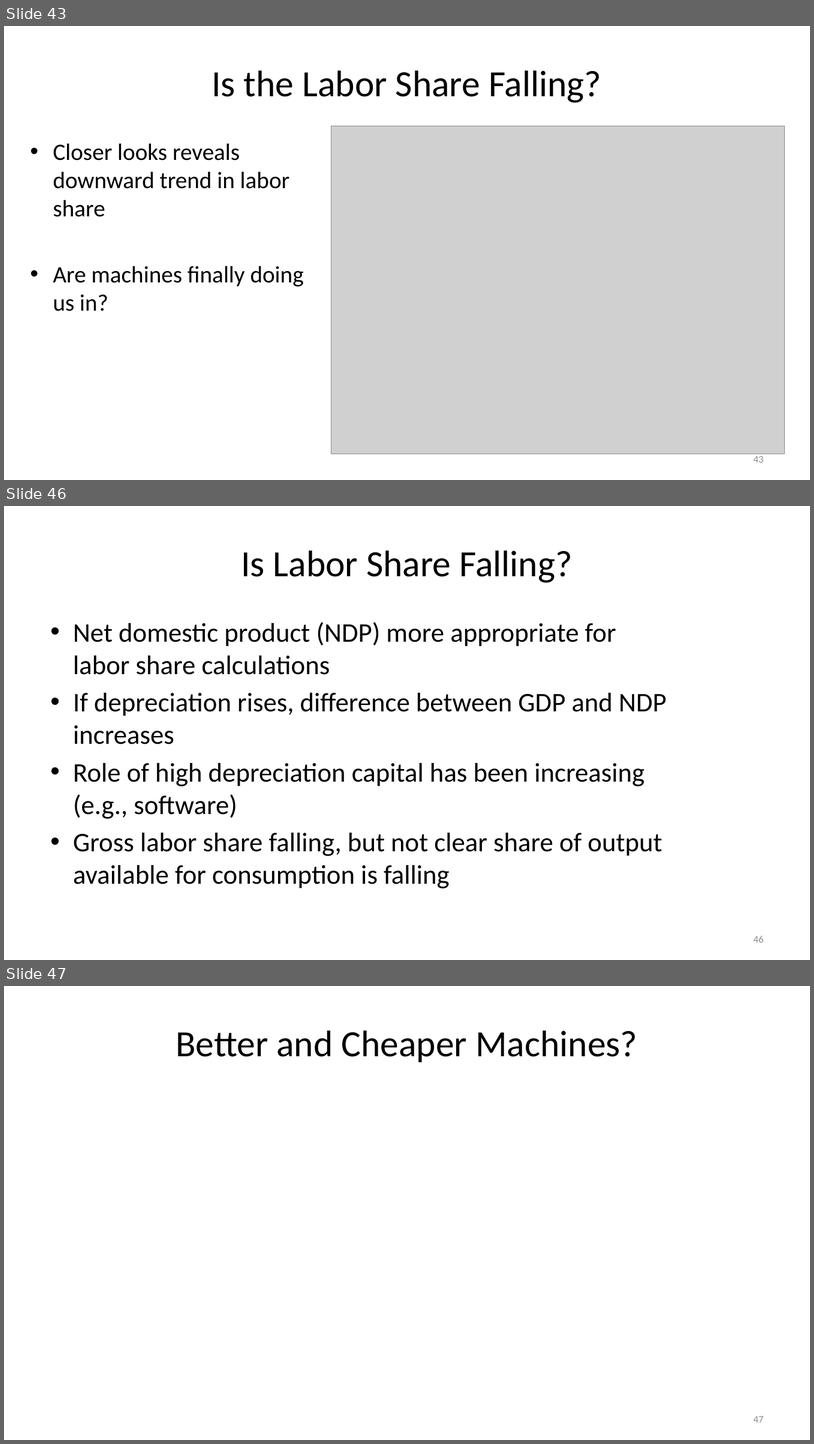
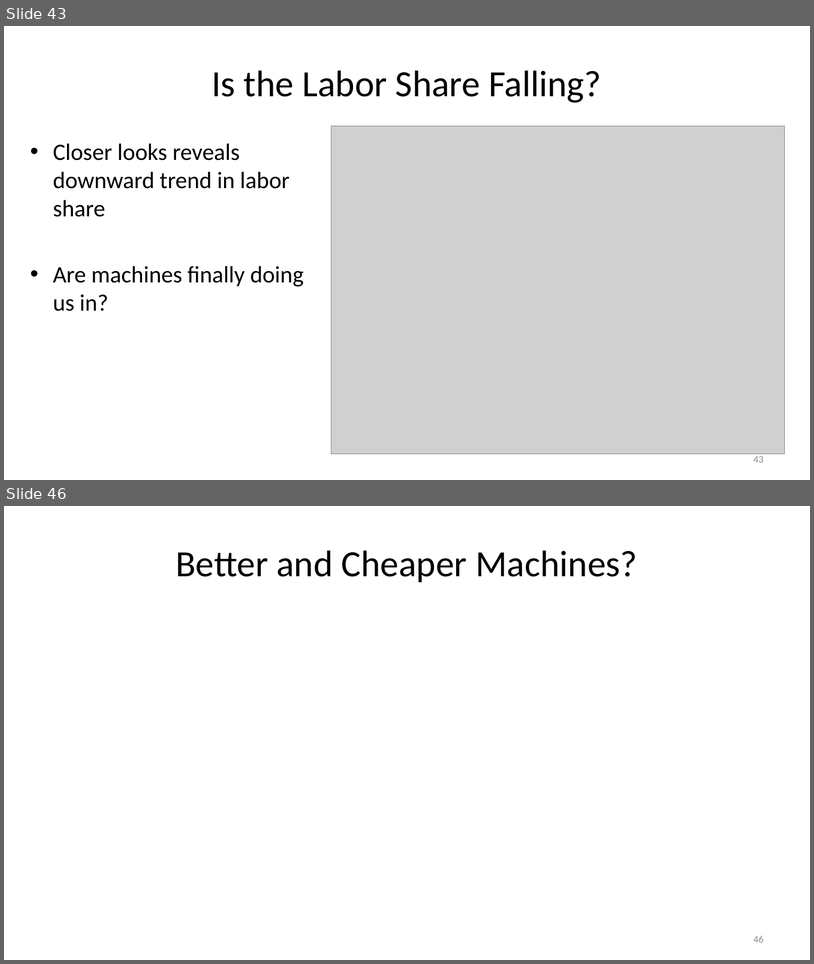
Before and after one commit to jonsteinsson/jonsteinsson.github.io, a slide deck: static/teaching/Lecture02Production.pptx. Shown one above the other, each under a label of ours: slides 43, 46 and 47 before the commit, slides 43 and 46 after it; the slides between them are not shown. The pictures are 814x1444 and 814x964 pixels, drawn with LibreOffice and Linux fonts; fonts in the diff are those of the drawing; grey boxes stand for pictures. Boxes give left, top, right and bottom in pixels: in the first picture for what was removed or moved away, otherwise in the second. Text is boxed around its words. In the diff, an @@ line names an element or a change of style, - is before the commit and + after.

```diff
--- a/static/teaching/Lecture02Production.pptx
+++ b/static/teaching/Lecture02Production.pptx
@@ slide 46 removed at [4, 506, 810, 960], background #FFFFFF @@
@@ title removed at [241, 550, 572, 583] @@
-Is Labor Share Falling?
@@ text removed at [73, 622, 667, 888] @@
-• Net domestic product (NDP) more appropriate for
-  labor share calculations
-• If depreciation rises, difference between GDP and NDP increases
-• Role of high depreciation capital has been increasing
-  (e.g., software)
-• Gross labor share falling, but not clear share of output available for consumption is falling
@@ page number removed at [754, 936, 764, 942] @@
-46
@@ what was slide 47 is now slide 46 @@
@@ page number at [754, 936, 764, 942]: text changed @@
-47
+46
```
Also in this commit, not shown: 5 slides changed, 19 slides added, 3 other slides removed, 5 other files.
